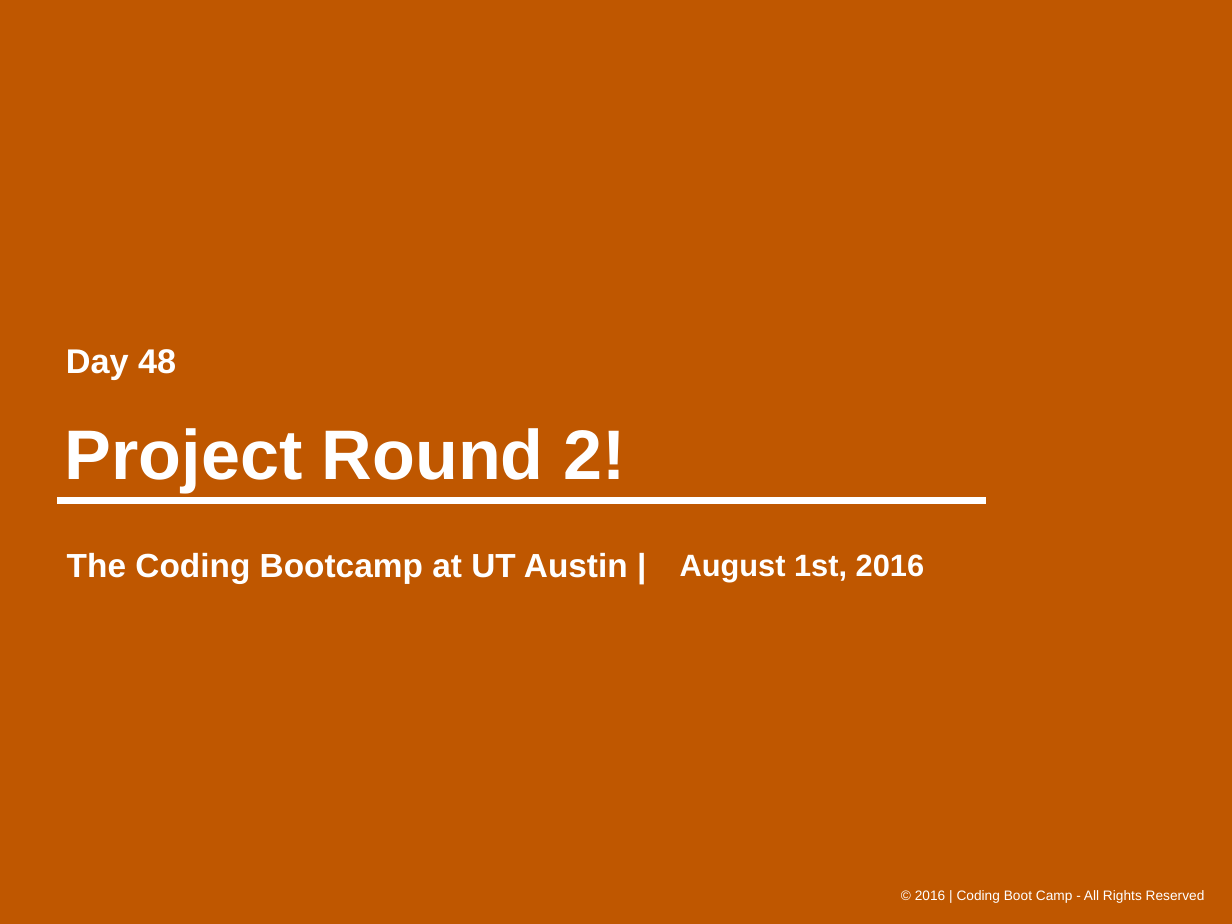
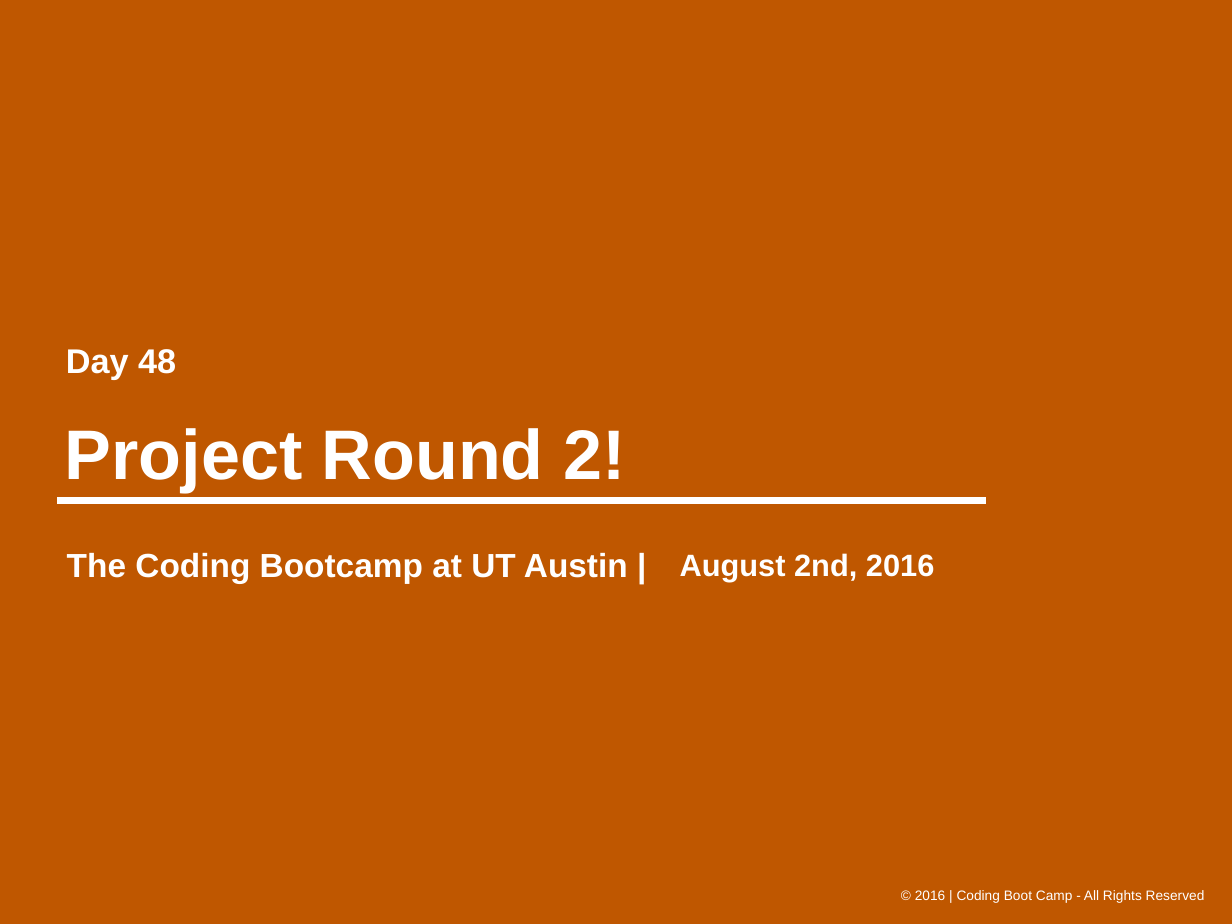
Before and after one commit to threecs/camp, a slide deck: slide 1 of class-content/16-testing/1-Class-Content/16.1/UT-DataProject.pptx. Drawn at 1232x924 pixels with LibreOffice and Linux fonts; fonts in the diff are those of the drawing; background and template pictures are left out. Boxes give left, top, right and bottom in pixels: in the first picture for what was removed or moved away, otherwise in the second. Text is boxed around its words. In the diff, an @@ line names an element or a change of style, - is before the commit and + after.

```diff
--- a/class-content/16-testing/1-Class-Content/16.1/UT-DataProject.pptx
+++ b/class-content/16-testing/1-Class-Content/16.1/UT-DataProject.pptx
@@ text at (x1=680, y1=553, x2=934, y2=582): text changed @@
-August 1st, 2016
+August 2nd, 2016
```
Also in this commit, not shown: 1 other slide changed, 47 other files.
